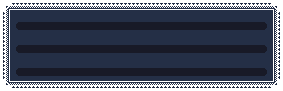
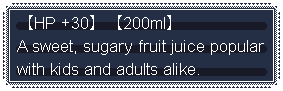
Before/after of a 283×91 layered artwork. What changed in the layer stack:
added layer "EN" above "JP" over bbox(17, 15, 264, 75)
